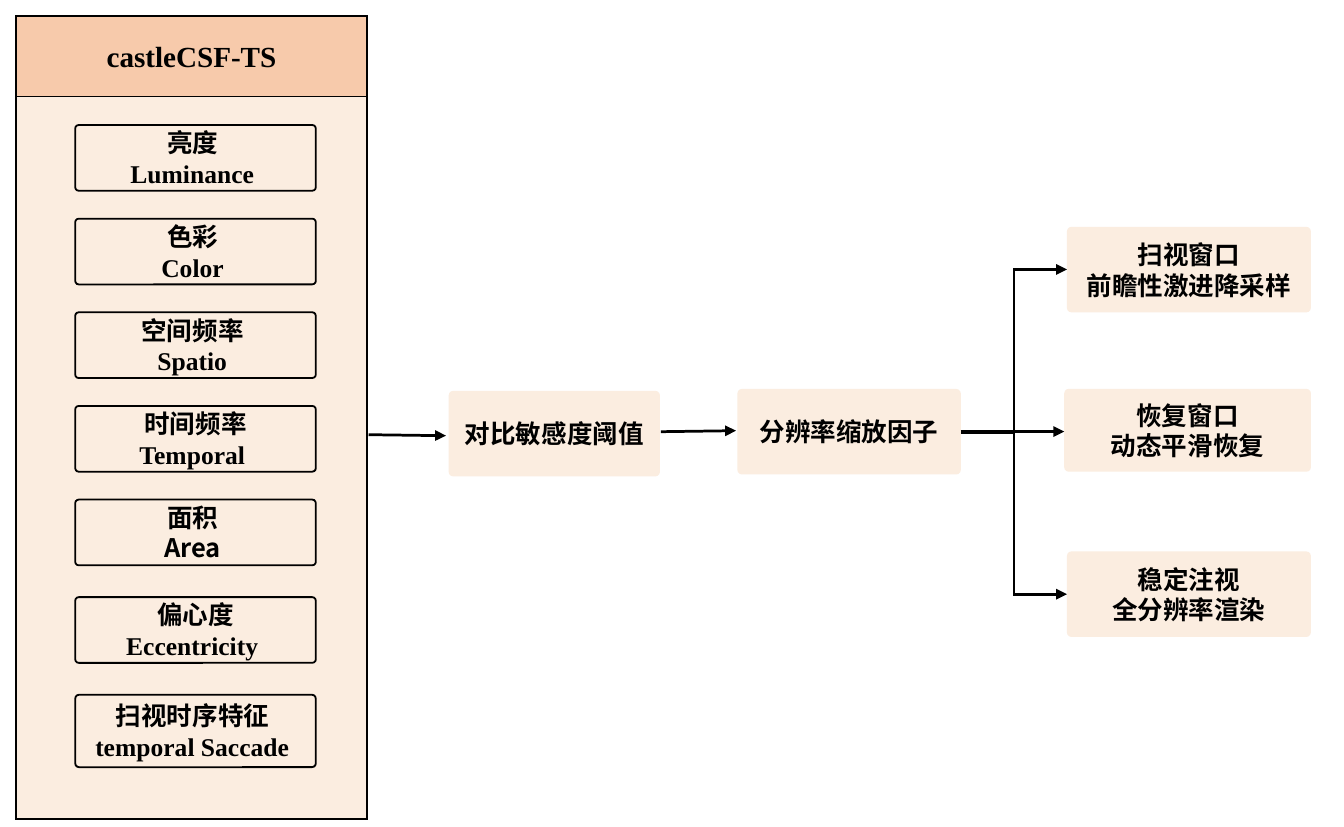
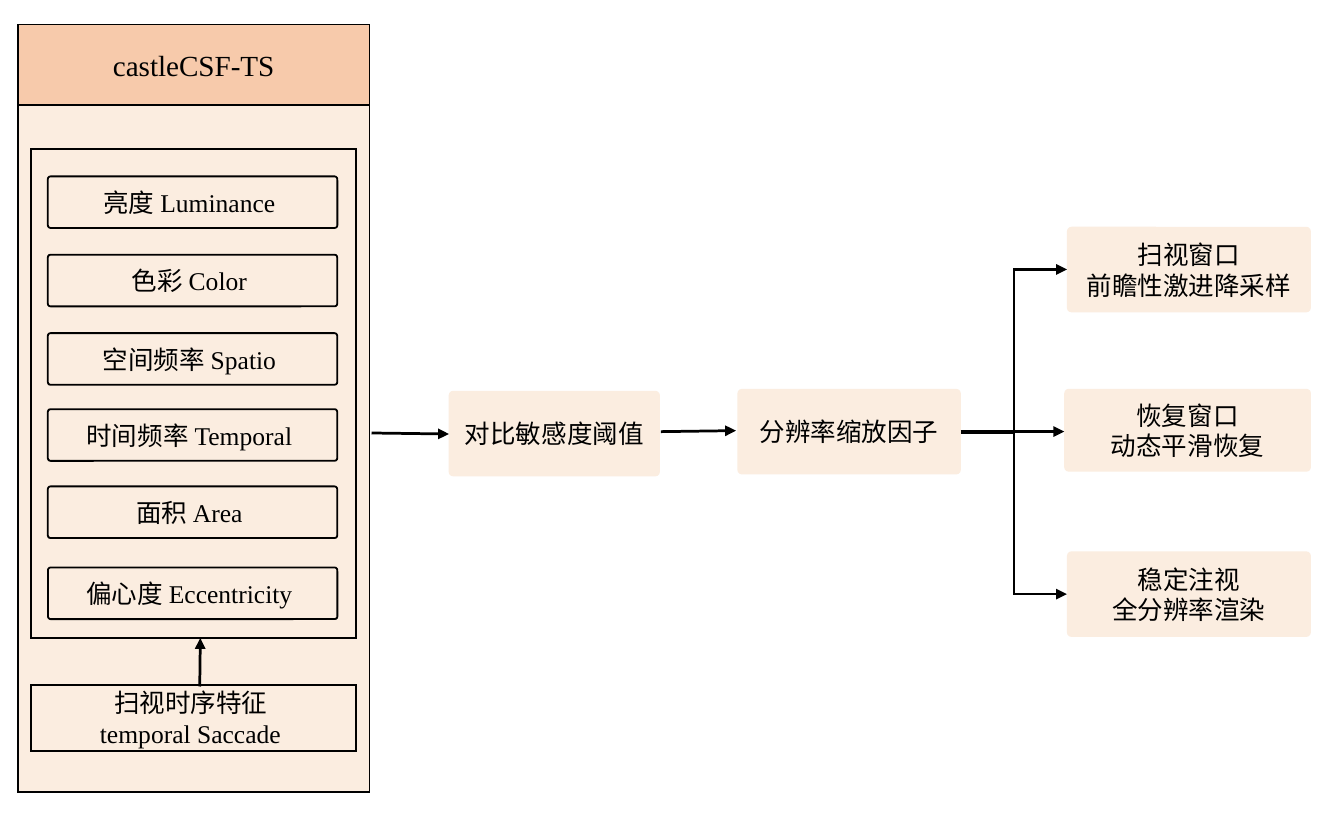
Before and after one commit to shanchangshuiyuan/latex-paper, a slide deck: slide 1 of 论文图片/图片转pdf/第三章/融合扫视时序特征的多维视觉感知模型.pptx. Drawn at 1344x827 pixels with LibreOffice and Linux fonts; fonts in the diff are those of the drawing. Boxes give left, top, right and bottom in pixels: in the first picture for what was removed or moved away, otherwise in the second. Text is boxed around its words. In the diff, an @@ line names an element or a change of style, - is before the commit and + after.

```diff
--- a/论文图片/图片转pdf/第三章/融合扫视时序特征的多维视觉感知模型.pptx
+++ b/论文图片/图片转pdf/第三章/融合扫视时序特征的多维视觉感知模型.pptx
@@ rectangle "castleCSF-TS": place and size @@
-rectangle "castleCSF-TS" at (16,16,368,96)
+rectangle "castleCSF-TS" at (18,25,370,105)
@@ rectangle: place and size @@
-rectangle at (16,97,368,819)
+rectangle at (18,105,370,791)
@@ rectangle added at (32,150,356,638), outline #000000 1 pt @@
@@ rounded rectangle "亮度 Luminance": place and size @@
-rounded rectangle "亮度 Luminance" at (75,125,315,190)
+rounded rectangle "亮度 Luminance" at (47,176,337,227)
@@ text in rounded rectangle at (103,190,275,214): text changed; bold off @@
-亮度
-Luminance
+亮度 Luminance
@@ rounded rectangle "色彩 Color": place and size @@
-rounded rectangle "色彩 Color" at (75,219,315,285)
+rounded rectangle "色彩 Color" at (47,255,336,306)
@@ text in rounded rectangle at (132,268,247,292): text changed; bold off @@
-色彩
-Color
+色彩 Color
@@ rounded rectangle "空间频率 Spatio": place and size @@
-rounded rectangle "空间频率 Spatio" at (75,312,315,378)
+rounded rectangle "空间频率 Spatio" at (47,333,336,385)
@@ text in rounded rectangle at (103,347,276,374): text changed; bold off @@
-空间频率
-Spatio
+空间频率 Spatio
@@ rounded rectangle "时间频率 Temporal": place and size @@
-rounded rectangle "时间频率 Temporal" at (75,406,315,471)
+rounded rectangle "时间频率 Temporal" at (47,410,336,461)
@@ rounded rectangle "面积 Area": place and size @@
-rounded rectangle "面积 Area" at (75,500,315,566)
+rounded rectangle "面积 Area" at (47,486,336,537)
@@ text in rounded rectangle at (136,501,243,524): text changed; font Noto Sans CJK SC to Times New Roman; bold off @@
-面积
-Area
+面积 Area
@@ bold off in 8 elements at (449,391,660,476), (738,388,961,474), (1067,227,1311,312), (1064,388,1311,471), (1067,551,1311,637), (18,25,370,105), (47,410,336,461), (49,567,337,618) @@
@@ rounded rectangle "偏心度 Eccentricity": place and size @@
-rounded rectangle "偏心度 Eccentricity" at (75,597,315,663)
+rounded rectangle "偏心度 Eccentricity" at (49,567,337,618)
@@ arrow added from (200, 686) to (201, 638), #000000 1.5 pt @@
@@ rounded rectangle "扫视时序特征": place and size @@
-rounded rectangle "扫视时序特征" at (75,694,315,766)
+rounded rectangle "扫视时序特征" at (32,685,356,751)
@@ rounded rectangle "扫视时序特征" at (32,685,356,751): bold off; proportions changed @@
```
Also in this commit, not shown: 29 other files.
